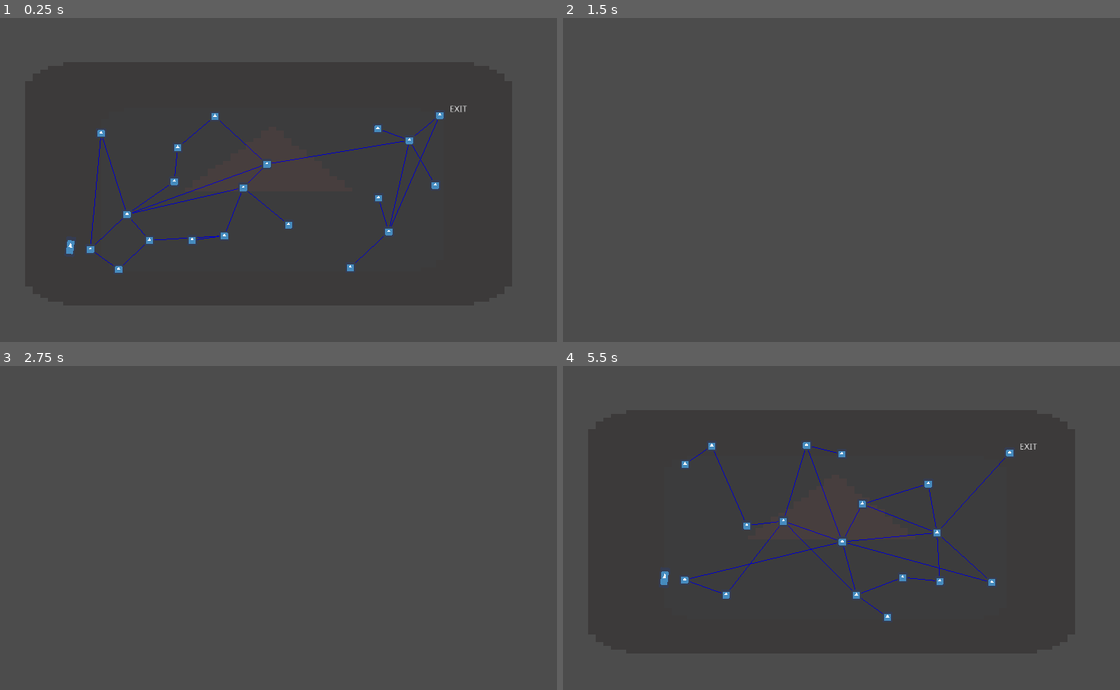
Above: before the commit, frames 1-4 (two rows, left to right).
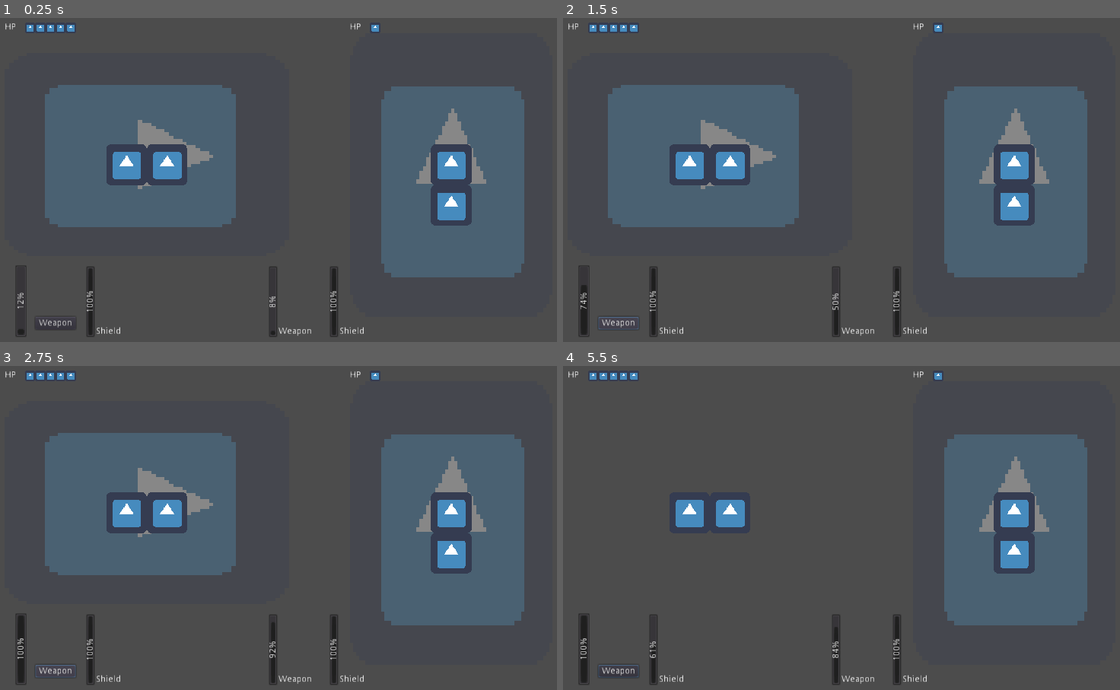
Above: after the commit, the same moments.

Repository: Jev-git/Godot-FTL-Clone
Game: Godot game, scene res://Scenes/CombatScene.tscn
Same seed, same stepped clock (60 frames per second), same inputs: the game is played once before the commit and once after it. Before the commit the project starts from res://Scenes/Map.tscn. The engine's default icon, where the game draws it, is replaced by a stand-in: a white triangle on a blue panel in a dark square.
Inputs (mouse positions are in pixels of both pictures, inside the frame that each line leads up to):
- Up to frame 1 (0.25 s): no input
- Up to frame 2 (1.5 s): click (618, 322) at 0.5 s, where only the run after the commit has a clickable "Weapon"; click (618, 322) at 1.25 s, where only the run after the commit has a clickable "Weapon"
- Up to frame 3 (2.75 s): click (55, 670) at 2 s, where only the run after the commit has a clickable "Weapon"
- Up to frame 4 (5.5 s): tap Enter at 2.75 s; move the mouse to (964, 515) at 2.77 s; tap Space at 2.85, 3.02, 3.32, 3.6, 3.77, 4.07, 4.35, 5, 5.1, 5.27 s; click (964, 515) at 2.92 s; move the mouse to (707, 547) at 3.52 s; click (707, 547) at 3.67 s; move the mouse to (891, 456) at 4.27 s; click (891, 456) at 4.42 s; move the mouse to (802, 599) at 5.02 s; click (802, 599) at 5.17 s

The runs differ from the first frame. In frame 1, 29% of the frame differs, in the area x 0-95%, y 1-99%; in frame 2, 29%; in frame 3, 29%; in frame 4, 17%.

Commit message:
+ After win a combat, player can travel to the next beacon and restart the combat

Diff:
--- a/Scenes/CombatScene.tscn
+++ b/Scenes/CombatScene.tscn
@@ -10,6 +10,9 @@
 [ext_resource path="res://Scripts/HPBar.gd" type="Script" id=8]
 [ext_resource path="res://Scenes/HP.tscn" type="PackedScene" id=9]
 [ext_resource path="res://Scripts/GameOverPopup.gd" type="Script" id=10]
+[ext_resource path="res://Scenes/Map.tscn" type="PackedScene" id=12]
+[ext_resource path="res://Scripts/EnemyShip.gd" type="Script" id=13]
+[ext_resource path="res://Scripts/MyShip.gd" type="Script" id=14]
 
 [node name="CombatScene" type="Node2D"]
 
@@ -17,6 +20,7 @@
 "MyShip",
 ]]
 position = Vector2( 320, 240 )
+script = ExtResource( 14 )
 
 [node name="Shield" type="Node2D" parent="MyShip"]
 modulate = Color( 1, 1, 1, 0.329412 )
@@ -52,6 +56,8 @@
 "EnemyShip",
 ]]
 position = Vector2( 768, 240 )
+script = ExtResource( 13 )
+m_iHP = 1
 
 [node name="Shield" type="Node2D" parent="EnemyShip"]
 modulate = Color( 1, 1, 1, 0.329412 )
@@ -167,7 +173,6 @@
 scale = Vector2( 0.25, 0.25 )
 script = ExtResource( 8 )
 m_psHPBar = ExtResource( 9 )
-m_iMaxHP = 5
 
 [node name="EnemyShip" type="Node2D" parent="UI"]
 position = Vector2( 640, 0 )
@@ -231,14 +236,13 @@
 scale = Vector2( 0.25, 0.25 )
 script = ExtResource( 8 )
 m_psHPBar = ExtResource( 9 )
-m_iMaxHP = 3
 
 [node name="GameOverPopup" type="Node2D" parent="UI"]
 pause_mode = 2
 position = Vector2( 416, 240 )
 script = ExtResource( 10 )
 
-[node name="ConfirmationDialog" type="ConfirmationDialog" parent="UI/GameOverPopup"]
+[node name="LosePopup" type="ConfirmationDialog" parent="UI/GameOverPopup"]
 margin_top = -16.0
 margin_right = 200.0
 margin_bottom = 54.0
@@ -247,3 +251,12 @@
 __meta__ = {
 "_edit_use_anchors_": false
 }
+
+[node name="WinPopup" type="AcceptDialog" parent="UI/GameOverPopup"]
+margin_right = 83.0
+margin_bottom = 58.0
+dialog_text = "You win!"
+
+[node name="Map" parent="UI" groups=[
+"Map",
+] instance=ExtResource( 12 )]
--- a/Scenes/Map.tscn
+++ b/Scenes/Map.tscn
@@ -5,10 +5,8 @@
 [ext_resource path="res://Scripts/Beacons.gd" type="Script" id=3]
 [ext_resource path="res://Scenes/Beacon.tscn" type="PackedScene" id=4]
 
-[node name="Map" type="Node2D"]
-
-[node name="MapPopup" type="Popup" parent="."]
-visible = true
+[node name="MapPopup" type="Popup"]
+pause_mode = 2
 margin_right = 768.0
 margin_bottom = 384.0
 script = ExtResource( 2 )
@@ -17,21 +15,32 @@
 }
 m_psBeacon = ExtResource( 4 )
 
-[node name="Background" type="Sprite" parent="MapPopup"]
-modulate = Color( 0.223529, 0.0862745, 0.0862745, 0.254902 )
+[node name="Background" type="Sprite" parent="."]
+modulate = Color( 0, 0, 0, 1 )
+show_behind_parent = true
 scale = Vector2( 12, 6 )
 texture = ExtResource( 1 )
 centered = false
 
-[node name="Beacons" type="Node2D" parent="MapPopup"]
+[node name="Beacons" type="Node2D" parent="."]
 script = ExtResource( 3 )
 m_psBeacon = ExtResource( 4 )
 m_fPadding = 50.0
 
-[node name="MyShip" type="Node2D" parent="MapPopup"]
+[node name="MyShip" type="Node2D" parent="."]
 position = Vector2( 64, 32 )
 
-[node name="Sprite" type="Sprite" parent="MapPopup/MyShip"]
+[node name="Sprite" type="Sprite" parent="MyShip"]
 position = Vector2( -32, 0 )
 scale = Vector2( 0.25, 0.5 )
 texture = ExtResource( 1 )
+
+[node name="CloseButton" type="Button" parent="."]
+visible = false
+margin_left = 752.0
+margin_right = 764.0
+margin_bottom = 20.0
+text = "x"
+__meta__ = {
+"_edit_use_anchors_": false
+}
--- a/Scripts/Beacons.gd
+++ b/Scripts/Beacons.gd
@@ -29,11 +29,6 @@
 		m_anBeacons.append(nBeacon)
 	randomize_beacons_position()
 	create_connections_between_beacons()
-
-func _input(event):
-	if event is InputEventKey:
-		if event.pressed and event.scancode == KEY_SPACE:
-			get_tree().reload_current_scene()
 
 func randomize_beacons_position():
 	for i in range(m_anBeacons.size()):
--- /dev/null
+++ b/Scripts/EnemyShip.gd
@@ -0,0 +1,13 @@
+extends Node2D
+
+export var m_iHP: int = 3
+onready var m_nUI = get_tree().get_nodes_in_group("UI")[0]
+onready var m_nHPBar: HPBar = m_nUI.get_node("EnemyShip/HP/HPBar")
+onready var m_nMap: Popup = m_nUI.get_node("Map")
+
+func _ready():
+	restore()
+	m_nMap.connect("jump_to_beacon", self, "restore")
+
+func restore():
+	m_nHPBar.set_initial_hp(m_iHP)
--- a/Scripts/GameOverPopup.gd
+++ b/Scripts/GameOverPopup.gd
@@ -1,24 +1,28 @@
 extends Node2D
 
-onready var m_nPlayerHP = get_tree().get_nodes_in_group("UI")[0].get_node("MyShip/HP/HPBar")
-onready var m_nEnemyHP = get_tree().get_nodes_in_group("UI")[0].get_node("EnemyShip/HP/HPBar")
-onready var m_nPopup: ConfirmationDialog = $ConfirmationDialog
+onready var m_nUI = get_tree().get_nodes_in_group("UI")[0]
+onready var m_nPlayerHP = m_nUI.get_node("MyShip/HP/HPBar")
+onready var m_nEnemyHP = m_nUI.get_node("EnemyShip/HP/HPBar")
+onready var m_nMap: Popup = m_nUI.get_node("Map")
+onready var m_nLosePopup: ConfirmationDialog = $LosePopup
+onready var m_nWinPopup: AcceptDialog = $WinPopup
 
 func _ready():
 	m_nPlayerHP.connect("ship_exploded", self, "player_lose")
 	m_nEnemyHP.connect("ship_exploded", self, "player_win")
-	m_nPopup.connect("confirmed", self, "reload_level")
-	m_nPopup.get_cancel().connect("pressed", self, "quit")
+	m_nWinPopup.connect("confirmed", self, "open_map")
+	m_nLosePopup.connect("confirmed", self, "reload_level")
+	m_nLosePopup.get_cancel().connect("pressed", self, "quit")
 
 func player_win():
 	get_tree().paused = true
-	m_nPopup.window_title = "You win! :D"
-	m_nPopup.popup_centered()
+	m_nWinPopup.window_title = ""
+	m_nWinPopup.popup_centered()
 
 func player_lose():
 	get_tree().paused = true
-	m_nPopup.window_title = "You lose ;;"
-	m_nPopup.popup_centered()
+	m_nLosePopup.window_title = "You lose ;;"
+	m_nLosePopup.popup_centered()
 
 func reload_level():
 	get_tree().paused = false
@@ -26,3 +30,6 @@
 
 func quit():
 	get_tree().quit()
+
+func open_map():
+	m_nMap.popup_centered()
--- a/Scripts/HPBar.gd
+++ b/Scripts/HPBar.gd
@@ -1,16 +1,18 @@
 extends Node2D
+class_name HPBar
 
 export var m_psHPBar: PackedScene
-export var m_iMaxHP: int = 10
+
 var m_iCurrentHP: int
 var m_fHPBarWidth: float = 0
 var m_aHPSprites
+
 signal ship_exploded
 
-func _ready():
-	m_iCurrentHP = m_iMaxHP
+func set_initial_hp(_iHP: int):
+	m_iCurrentHP = _iHP
 
-	for i in range(m_iMaxHP):
+	for i in range(m_iCurrentHP):
 		var nHPBar: Sprite = m_psHPBar.instance()
 		add_child(nHPBar)
 		if m_fHPBarWidth == 0:
@@ -20,8 +22,9 @@
 
 func take_damage(_iAmount: int):
 	if m_iCurrentHP <= _iAmount:
-		get_parent().visible = false
 		emit_signal("ship_exploded")
+		for sprite in get_children():
+			sprite.queue_free()
 	else:
 		for i in range(_iAmount):
 			m_aHPSprites[m_iCurrentHP - 1 - i].set_modulate(Color(1, 0, 0, 1))
--- a/Scripts/MapPopup.gd
+++ b/Scripts/MapPopup.gd
@@ -13,9 +13,13 @@
 onready var m_iMyShipCurrentBeaconIndex: int
 onready var m_iExitBeaconIndex: int
 
+signal jump_to_beacon
+
 func _ready():
-	popup_centered()
-
+	set_exclusive(true)
+	connect("about_to_show", self, "about_to_show")
+	connect("popup_hide", self, "popup_hide")
+	$CloseButton.connect("pressed", self, "close_popup")
 	for i in range(m_anBeacons.size()):
 		var nTexture = m_anBeacons[i].get_node("TextureRect")
 		nTexture.connect("mouse_entered", self, "highlight_beacon", [i, true])
@@ -58,3 +62,12 @@
 		return
 	m_iMyShipCurrentBeaconIndex = _iIndex
 	m_nMyShip.position = m_anBeacons[_iIndex].position
+	emit_signal("jump_to_beacon")
+	hide()
+
+func about_to_show():
+	get_tree().paused = true
+
+func popup_hide():
+	get_tree().paused = false
+	update()
--- /dev/null
+++ b/Scripts/MyShip.gd
@@ -0,0 +1,7 @@
+extends Node2D
+
+export var m_iHP: int = 5
+onready var m_nHPBar: HPBar = get_tree().get_nodes_in_group("UI")[0].get_node("MyShip/HP/HPBar")
+
+func _ready():
+	m_nHPBar.set_initial_hp(m_iHP)
--- a/project.godot
+++ b/project.godot
@@ -18,16 +18,22 @@
 "class": "EnemyRoom",
 "language": "GDScript",
 "path": "res://Scripts/EnemyRoom.gd"
+}, {
+"base": "Node2D",
+"class": "HPBar",
+"language": "GDScript",
+"path": "res://Scripts/HPBar.gd"
 } ]
 _global_script_class_icons={
 "Bullet": "",
-"EnemyRoom": ""
+"EnemyRoom": "",
+"HPBar": ""
 }
 
 [application]
 
 config/name="FTL Clone"
-run/main_scene="res://Scenes/Map.tscn"
+run/main_scene="res://Scenes/CombatScene.tscn"
 config/icon="res://icon.png"
 
 [display]
@@ -36,6 +42,10 @@
 window/size/height=540
 window/stretch/mode="2d"
 window/stretch/aspect="keep"
+
+[global]
+
+window=false
 
 [importer_defaults]
 
Not shown: 1 places in Scenes/CombatScene.tscn that only renumber resources
Not shown, changed: readme.md
